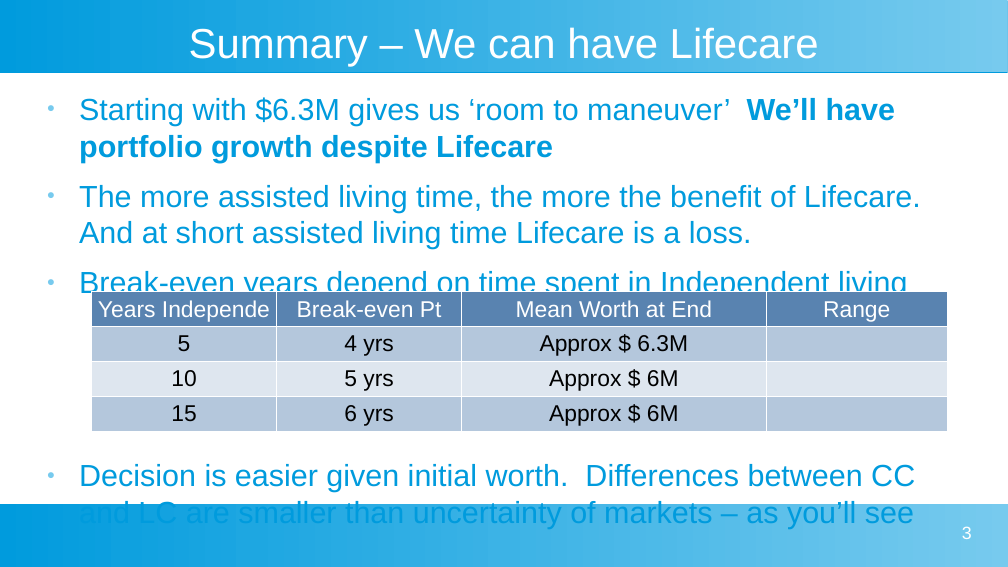
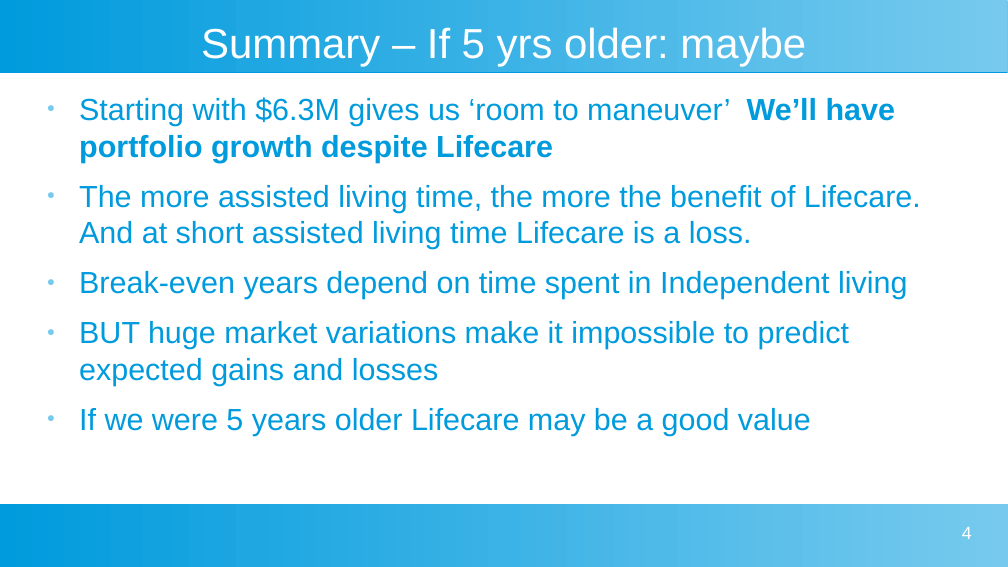
Before and after one commit to davegutz/myLifeSaver, a slide deck: slide 4 of Gutz Evaluation of Taylor Lifecare Advantage.odp (slide 3 before the commit). Drawn at 1008x567 pixels with LibreOffice and Linux fonts; fonts in the diff are those of the drawing. Boxes give left, top, right and bottom in pixels: in the first picture for what was removed or moved away, otherwise in the second. Text is boxed around its words. In the diff, an @@ line names an element or a change of style, - is before the commit and + after.

```diff
--- a/Gutz Evaluation of Taylor Lifecare Advantage.odp
+++ b/Gutz Evaluation of Taylor Lifecare Advantage.odp
@@ title at [201,27,806,67]: text changed @@
-Summary – We can have Lifecare
+Summary – If 5 yrs older: maybe
@@ table removed at [91,292,947,430], 4 rows, 4 columns @@
-Years Independe | Break-even Pt | Mean Worth at End | Range
-5 | 4 yrs | Approx $ 6.3M | 
-10 | 5 yrs | Approx $ 6M | 
-15 | 6 yrs | Approx $ 6M | 
@@ text at [79,321,849,436]: text changed @@
-● Decision is easier given initial worth. Differences between CC and LC are smaller than uncertainty of markets – as you’ll see
+● BUT huge market variations make it impossible to predict expected gains and losses
+● If we were 5 years older Lifecare may be a good value
@@ page number at [962,527,972,539]: text changed @@
-3
+4
```
Also in this commit, not shown: 8 other slides changed, 3 slides added, 2 slides removed, 2 other files.
